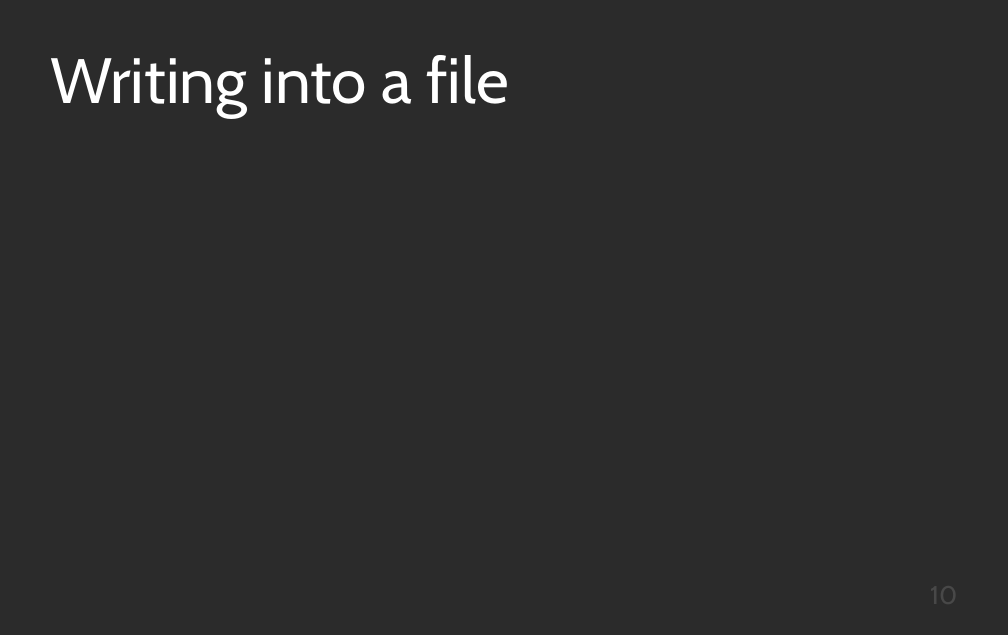
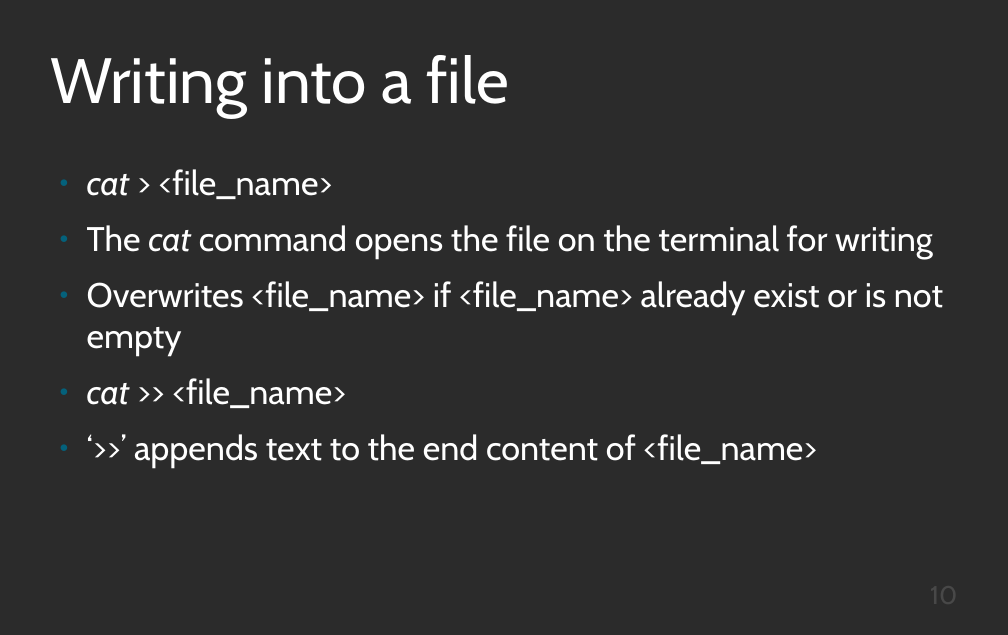
Before and after one commit to Otumian-empire/CLI-presentation, a slide deck: slide 10 of cli.odp. Drawn at 1008x635 pixels with LibreOffice and Linux fonts; fonts in the diff are those of the drawing; background and template pictures are left out; a plain dark background stands for a picture behind light text. Boxes give left, top, right and bottom in pixels: in the first picture for what was removed or moved away, otherwise in the second. Text is boxed around its words. In the diff, an @@ line names an element or a change of style, - is before the commit and + after.

```diff
--- a/cli.odp
+++ b/cli.odp
@@ text added at box(87, 169, 943, 467), 32 pt, text #FFFFFF @@
+● cat > <file_name>
+● The cat command opens the file on the terminal for writing
+● Overwrites <file_name> if <file_name> already exist or is not empty
+● cat >> <file_name>
+● ‘>>’ appends text to the end content of <file_name>
```
Also in this commit, not shown: 10 other slides changed, 4 slides added, 3 slides removed.
